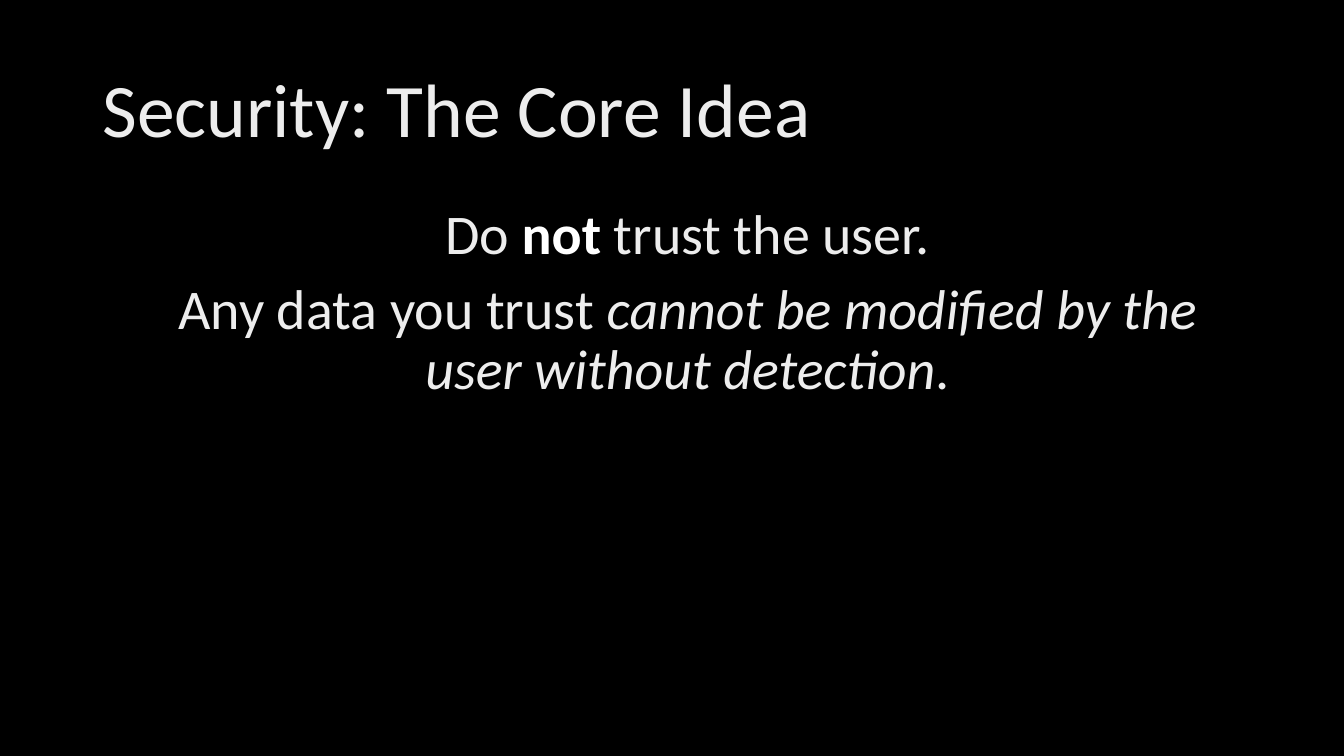
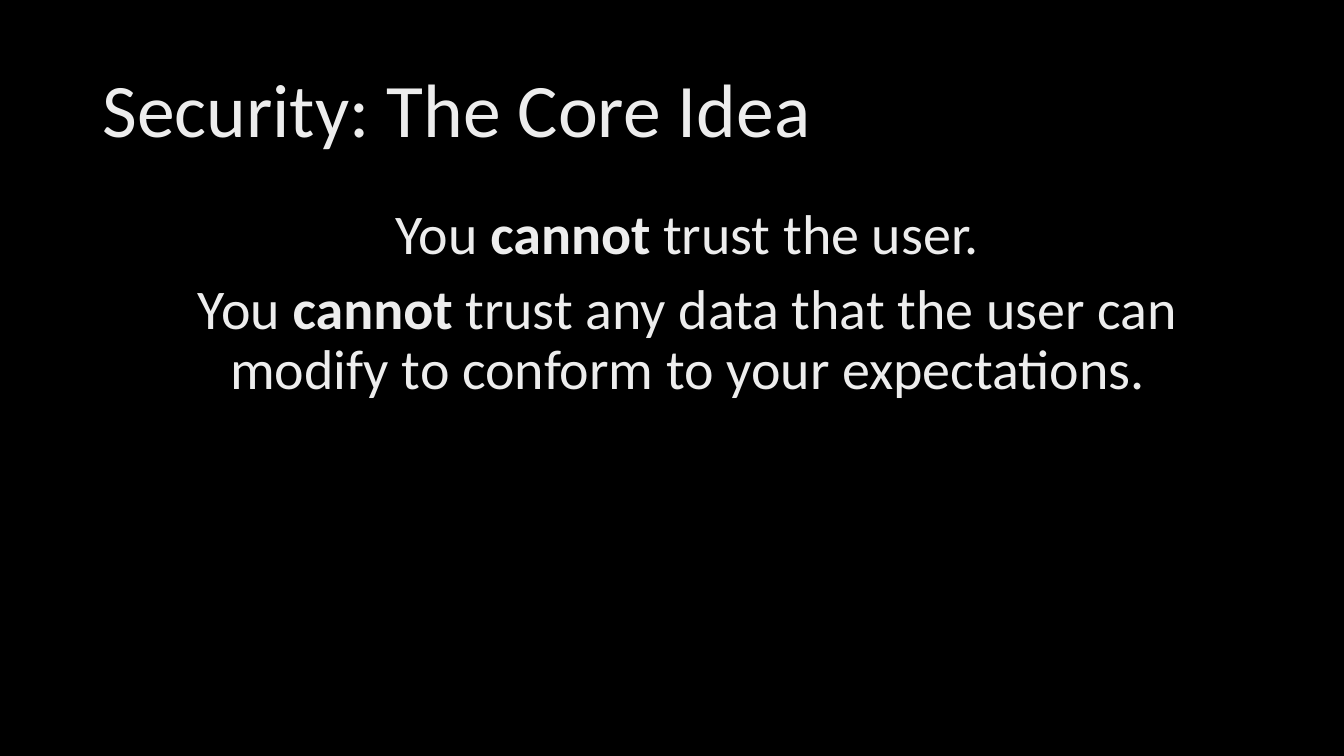
Before and after one commit to mserrano/talks, a slide deck: slide 5 of crashcourse-websec/slides.pptx. Drawn at 1344x756 pixels with LibreOffice and Linux fonts; fonts in the diff are those of the drawing; background and template pictures are left out. Boxes give left, top, right and bottom in pixels: in the first picture for what was removed or moved away, otherwise in the second. Text is boxed around its words. In the diff, an @@ line names an element or a change of style, - is before the commit and + after.

```diff
--- a/crashcourse-websec/slides.pptx
+++ b/crashcourse-websec/slides.pptx
@@ text at bbox=[198, 215, 1176, 398]: text changed; italic off @@
-Do not trust the user.
-Any data you trust cannot be modified by the user without detection.
+You cannot trust the user.
+You cannot trust any data that the user can modify to conform to your expectations.
```
Also in this commit, not shown: 11 other slides changed, 2 slides added, 1 slide removed.
